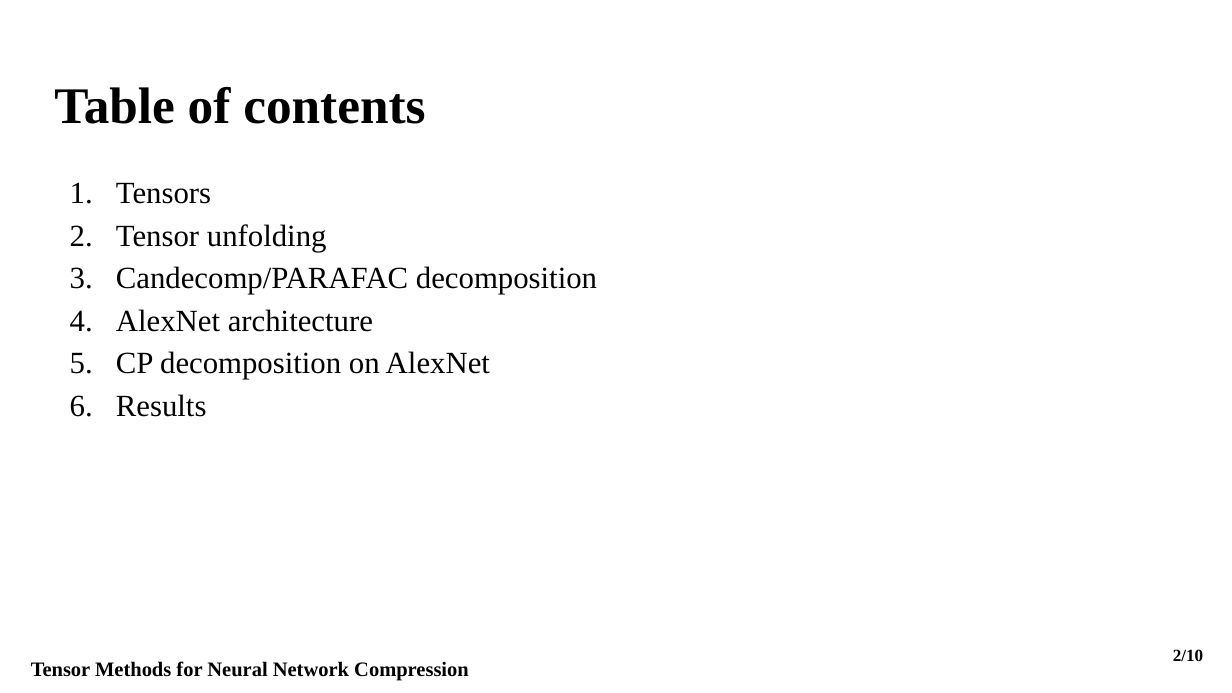
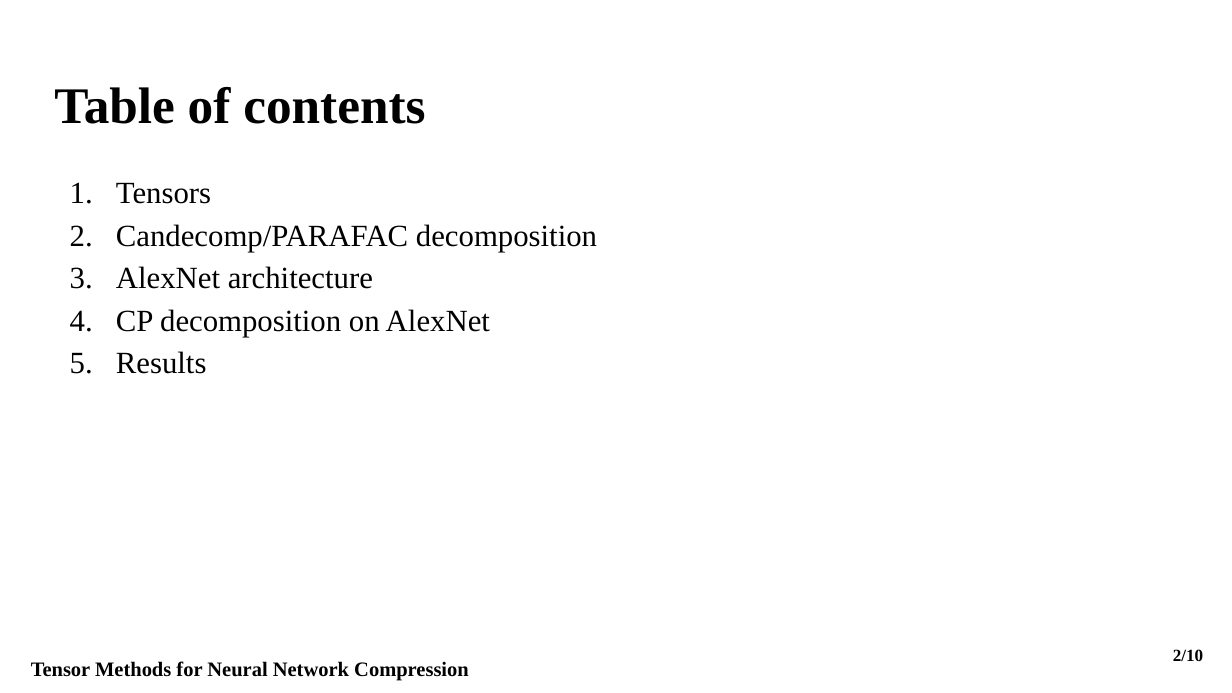
Before and after one commit to Fraunhofer-SCAI/canonical-cnn, a slide deck: slide 2 of Presentation/Fraunhofer_Presentation.pptx. Drawn at 1232x693 pixels with LibreOffice and Linux fonts; fonts in the diff are those of the drawing. Boxes give left, top, right and bottom in pixels: in the first picture for what was removed or moved away, otherwise in the second. Text is boxed around its words. In the diff, an @@ line names an element or a change of style, - is before the commit and + after.

```diff
--- a/Presentation/Fraunhofer_Presentation.pptx
+++ b/Presentation/Fraunhofer_Presentation.pptx
@@ text at box(116, 224, 327, 252): paragraph removed @@
-2. Tensor unfolding
```
Also in this commit, not shown: 8 other slides changed, 1 slide added, 1 other file.
